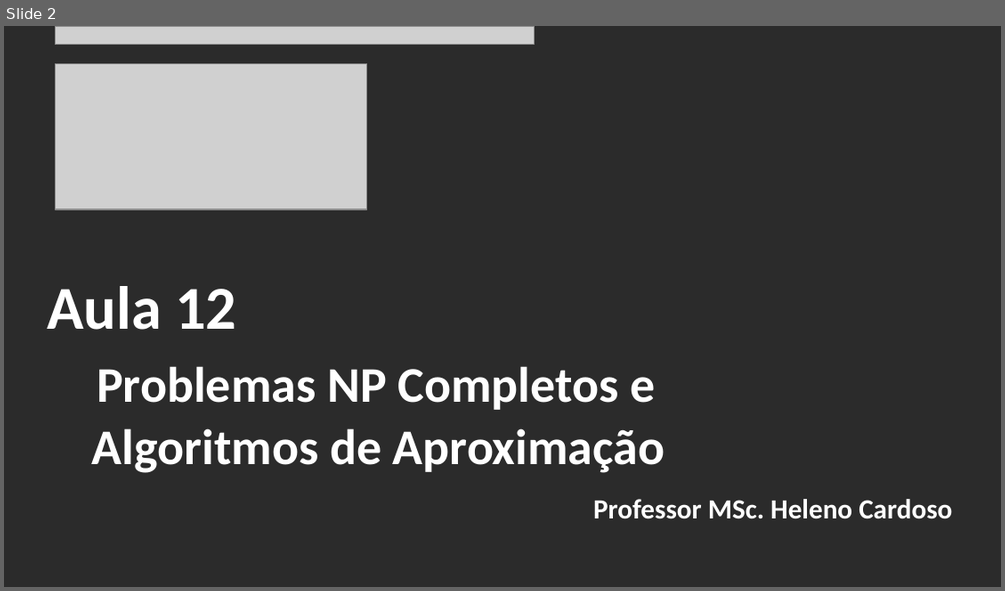
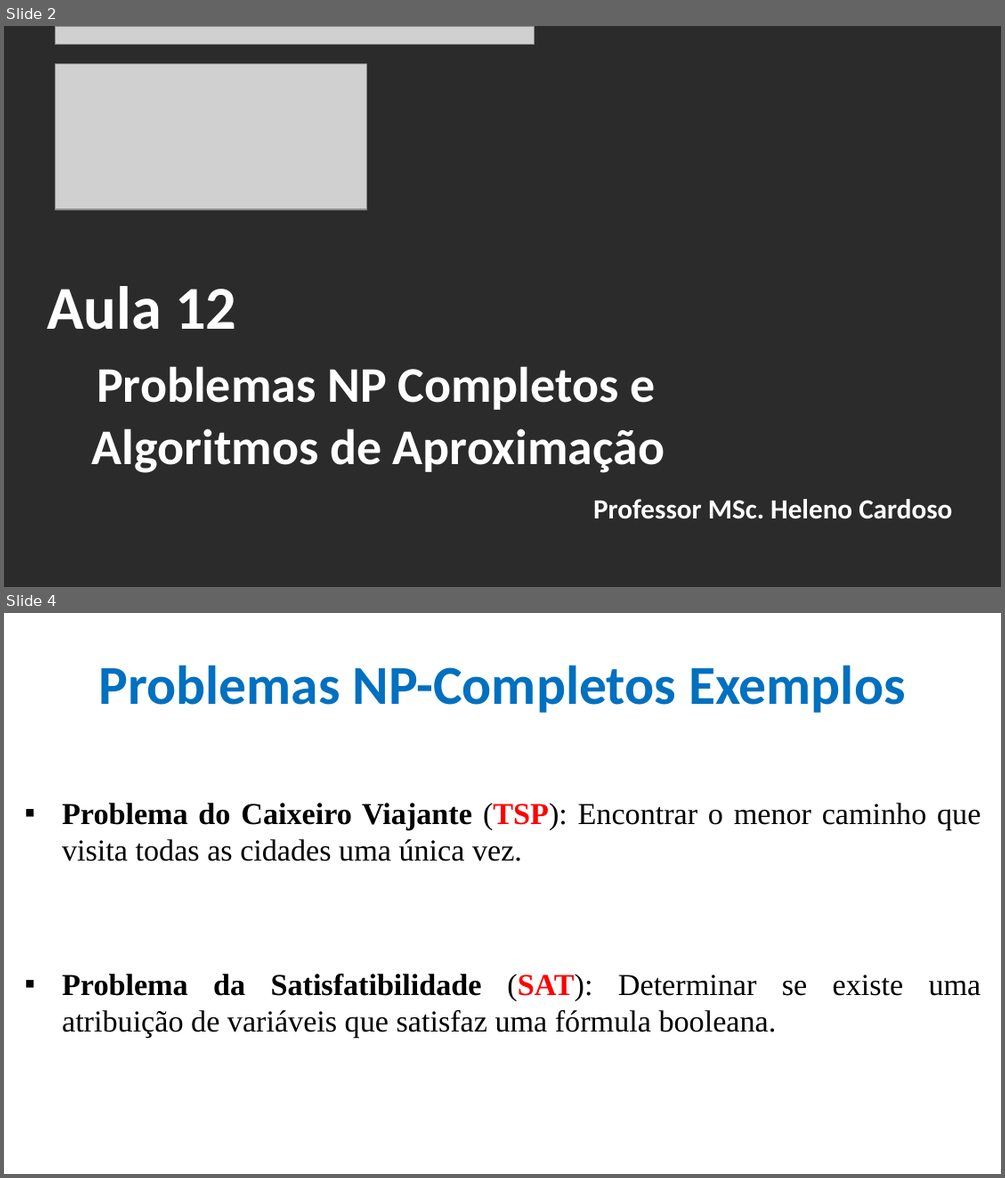
Before and after one commit to CloudEducationBrazil/WydenAlgoritmosEComplexidade, a slide deck: 01 Classes/Aula 12 - Algoritmos e Complexidade - Problemas NP Completos e Algoritmos de Aproximação.pptx. Shown one above the other, each under a label of ours: slide 2 before the commit, slides 2 and 4 after it; the slides between them are not shown. The pictures are 1005x591 and 1005x1178 pixels, drawn with LibreOffice and Linux fonts; fonts in the diff are those of the drawing; grey boxes stand for pictures; background and template pictures are left out; a plain dark background stands for a picture behind light text. Boxes give left, top, right and bottom in pixels: in the first picture for what was removed or moved away, otherwise in the second. Text is boxed around its words. In the diff, an @@ line names an element or a change of style, - is before the commit and + after.

```diff
--- a/01 Classes/Aula 12 - Algoritmos e Complexidade - Problemas NP Completos e Algoritmos de Aproximação.pptx
+++ b/01 Classes/Aula 12 - Algoritmos e Complexidade - Problemas NP Completos e Algoritmos de Aproximação.pptx
@@ slide 4 added at [4, 613, 1001, 1174], background picture (left out) @@
@@ title added at [98, 665, 906, 713], 39.6 pt, text #0070C0, bold @@
+Problemas NP-Completos Exemplos
@@ text added at [62, 803, 981, 1038], 22 pt, text #000000 @@
+▪ Problema do Caixeiro Viajante (TSP): Encontrar o menor caminho que visita todas as cidades uma única vez.
+▪ Problema da Satisfatibilidade (SAT): Determinar se existe uma atribuição de variáveis que satisfaz uma fórmula booleana.
```
Also in this commit, not shown: 6 slides changed, 7 other slides added.
